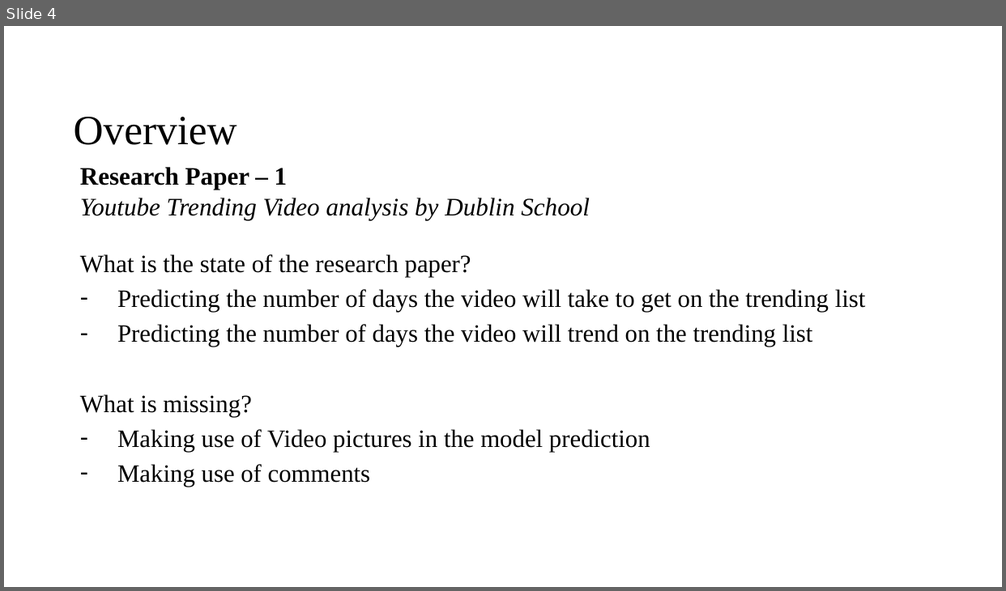
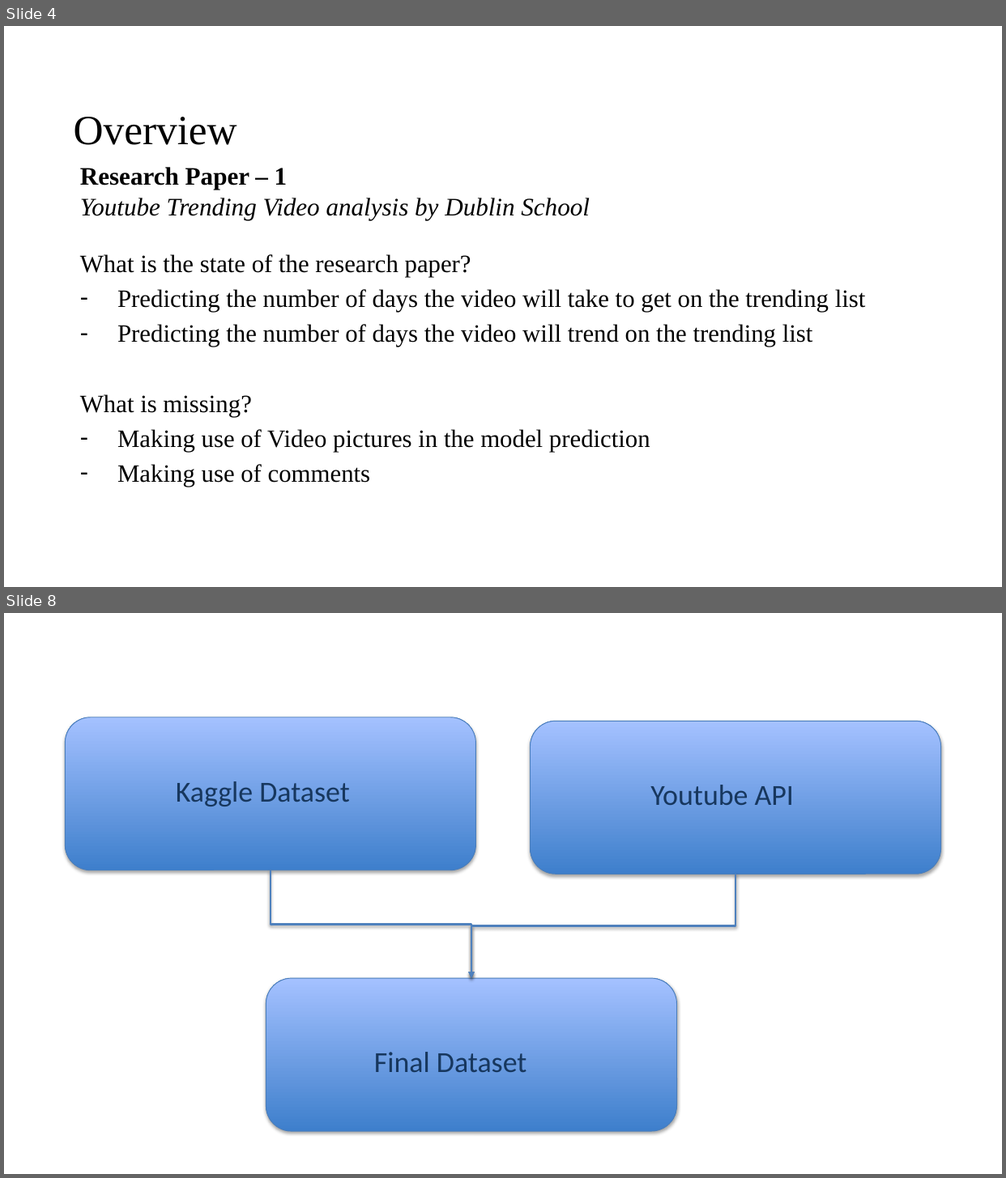
Before and after one commit to VamshiKrishna-1/Youtube_Video_Analysis_and_Prediction, a slide deck: Phase1 .pptx. Shown one above the other, each under a label of ours: slide 4 before the commit, slides 4 and 8 after it; the slides between them are not shown. The pictures are 1006x591 and 1006x1178 pixels, drawn with LibreOffice and Linux fonts; fonts in the diff are those of the drawing; background and template pictures are left out. Boxes give left, top, right and bottom in pixels: in the first picture for what was removed or moved away, otherwise in the second. Text is boxed around its words. In the diff, an @@ line names an element or a change of style, - is before the commit and + after.

```diff
--- a/Phase1 .pptx
+++ b/Phase1 .pptx
@@ slide 8 added at (4, 613, 1002, 1174), background #FFFFFF @@
@@ rounded rectangle added at (66, 717, 476, 871), fill gradient #3F80CE to #A4C4FF, outline #4B7EBC 0.75 pt @@
@@ rounded rectangle added at (530, 721, 941, 875), fill gradient #3F80CE to #A4C4FF, outline #4B7EBC 0.75 pt @@
@@ text added at (176, 781, 349, 807), 28 pt, text #17375E @@
+Kaggle Dataset
@@ text added at (650, 785, 794, 805), 28 pt, text #17375E @@
+Youtube API
@@ elbow arrow added from (270, 871) to (471, 978), #4F81BD 2 pt @@
@@ elbow arrow added from (735, 875) to (471, 978), #4F81BD 2 pt @@
@@ rounded rectangle added at (266, 978, 677, 1131), fill gradient #3F80CE to #A4C4FF, outline #4B7EBC 0.75 pt @@
@@ text added at (374, 1052, 526, 1072), 28 pt, text #17375E @@
+Final Dataset
```
Also in this commit, not shown: 7 slides changed, 1 other slide added.
